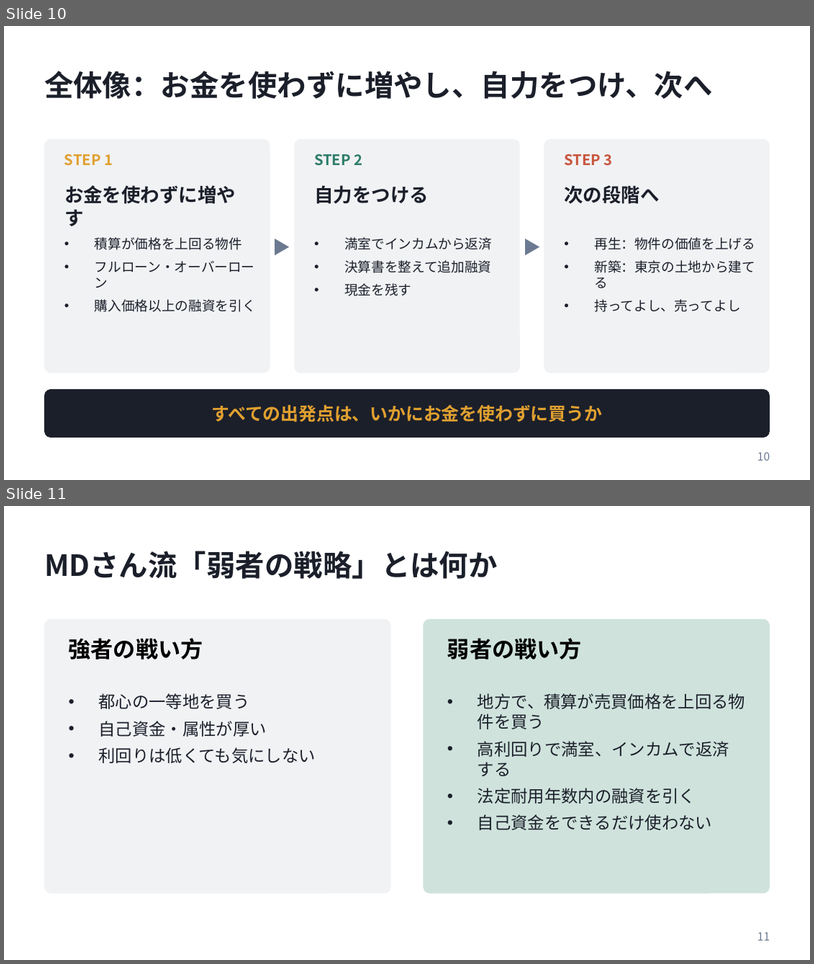
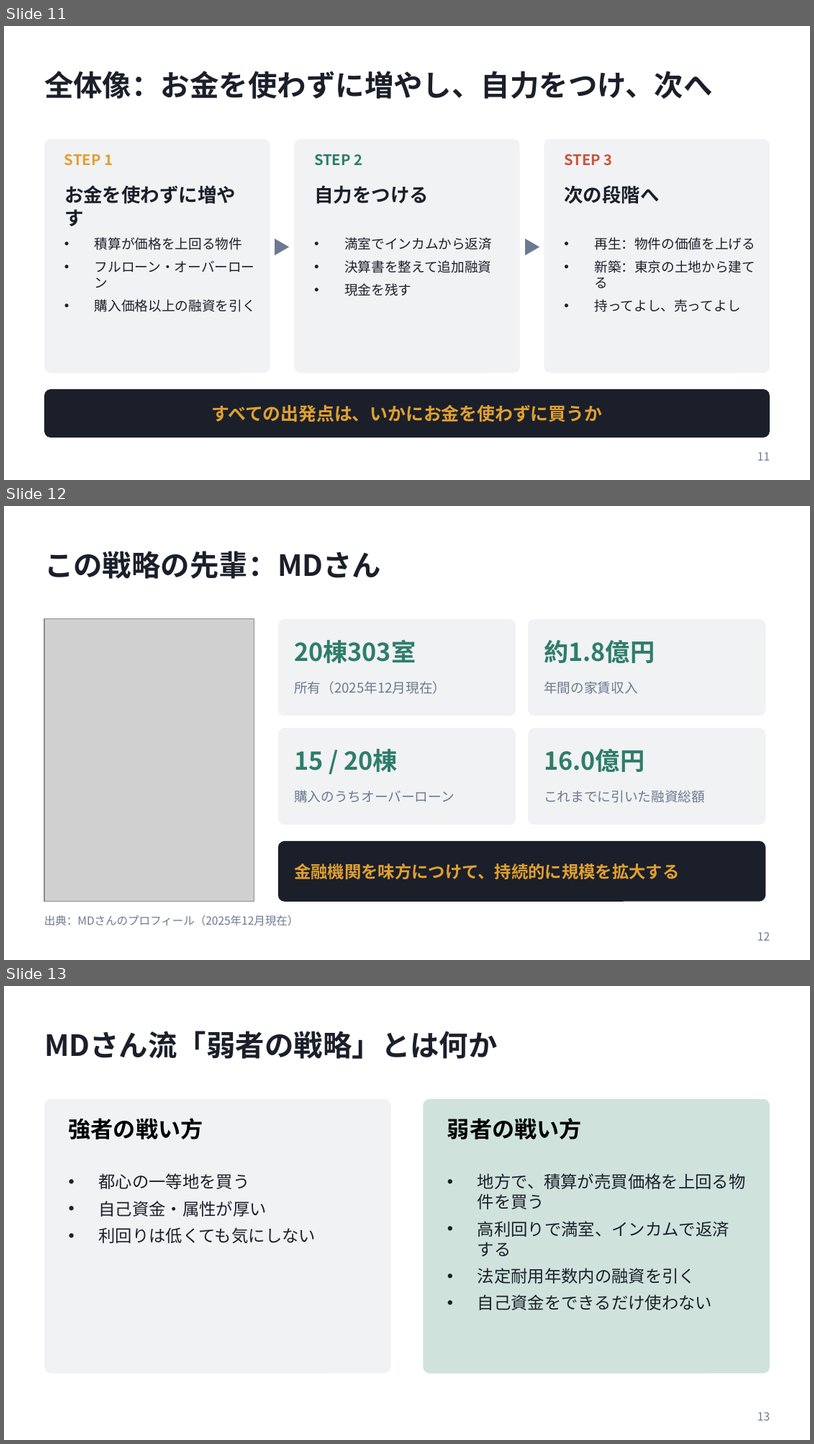
Before and after one commit to daisuke2009/avatars1, a slide deck: presentations/20261023_弱者の戦略_発表資料.pptx. Shown one above the other, each under a label of ours: slides 10 and 11 before the commit, slides 11, 12 and 13 after it. The pictures are 814x964 and 814x1444 pixels, drawn with LibreOffice and Linux fonts; fonts in the diff are those of the drawing; grey boxes stand for pictures. Boxes give left, top, right and bottom in pixels: in the first picture for what was removed or moved away, otherwise in the second. Text is boxed around its words. In the diff, an @@ line names an element or a change of style, - is before the commit and + after.

```diff
--- a/presentations/20261023_弱者の戦略_発表資料.pptx
+++ b/presentations/20261023_弱者の戦略_発表資料.pptx
@@ slide 12 added at (4, 506, 810, 960), background #FFFFFF @@
@@ title added at (44, 551, 381, 579), 26 pt, text #1B1F2A, bold @@
+この戦略の先輩：MDさん
@@ picture added at (44, 619, 254, 901) @@
@@ rounded rectangle added at (278, 619, 516, 716), fill #F1F2F4 @@
@@ rounded rectangle added at (528, 619, 766, 716), fill #F1F2F4 @@
@@ text added at (294, 639, 416, 663), 22 pt, text #2E7D6B, bold @@
+20棟303室
@@ text added at (544, 640, 655, 663), 22 pt, text #2E7D6B, bold @@
+約1.8億円
@@ text added at (294, 681, 446, 694), 12 pt, text #6B7A90 @@
+所有（2025年12月現在）
@@ text added at (544, 681, 638, 694), 12 pt, text #6B7A90 @@
+年間の家賃収入
@@ rounded rectangle added at (278, 728, 516, 824), fill #F1F2F4 @@
@@ rounded rectangle added at (528, 728, 766, 824), fill #F1F2F4 @@
@@ text added at (294, 749, 398, 772), 22 pt, text #2E7D6B, bold @@
+15 / 20棟
@@ text added at (544, 749, 645, 772), 22 pt, text #2E7D6B, bold @@
+16.0億円
@@ text added at (294, 790, 455, 803), 12 pt, text #6B7A90 @@
+購入のうちオーバーローン
@@ text added at (544, 790, 705, 803), 12 pt, text #6B7A90 @@
+これまでに引いた融資総額
@@ rounded rectangle added at (278, 841, 766, 901), fill #1B1F2A @@
@@ text added at (294, 863, 679, 879), 15 pt, text #E0A030, bold @@
+金融機関を味方につけて、持続的に規模を拡大する
@@ text added at (44, 915, 298, 925), 10 pt, text #6B7A90 @@
+出典：MDさんのプロフィール（2025年12月現在）
@@ page number added at (758, 932, 770, 940), 10 pt, text #6B7A90 @@
+12
@@ what was slide 10 is now slide 11 @@
@@ page number at (758, 452, 770, 460): text changed @@
-10
+11
@@ what was slide 11 is now slide 13 @@
@@ page number at (758, 1412, 770, 1420): text changed @@
-11
+13
```
Also in this commit, not shown: 7 slides changed, 4 other slides added.
